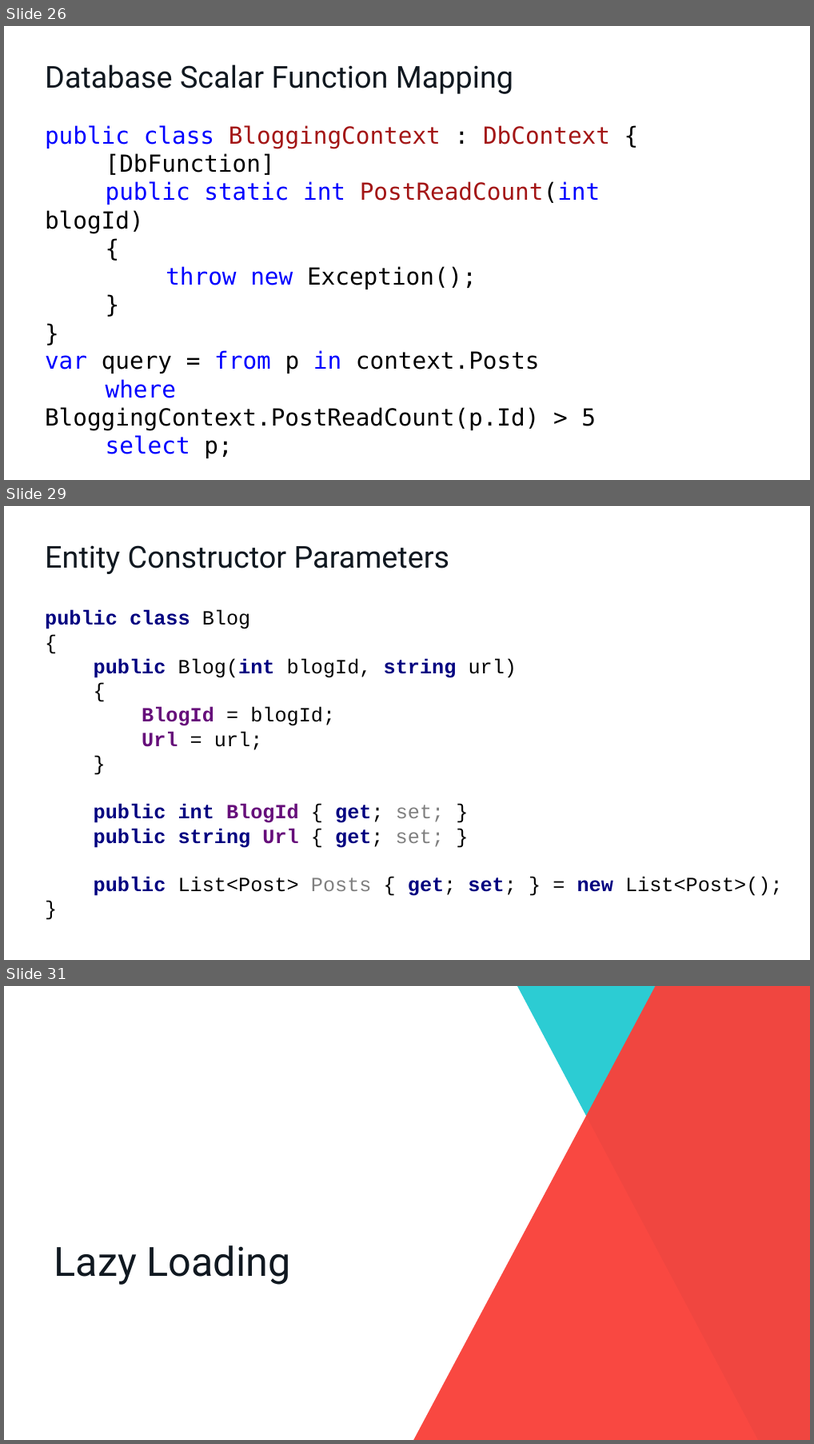
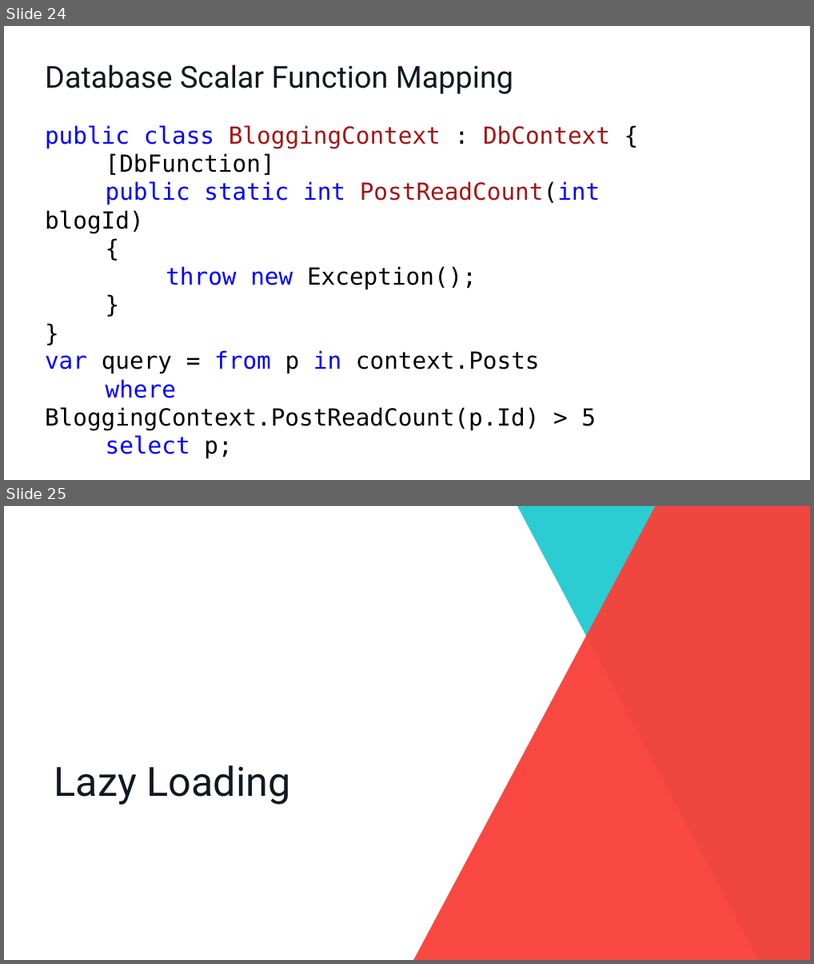
Before and after one commit to cwoodruff/EFCore21Demos, a slide deck: What’s new in Entity Framework Core 2.2.pptx. Shown one above the other, each under a label of ours: slides 26, 29 and 31 before the commit, slides 24 and 25 after it; the slides between them are not shown. The pictures are 814x1444 and 814x964 pixels, drawn with LibreOffice and Linux fonts; fonts in the diff are those of the drawing. Boxes give left, top, right and bottom in pixels: in the first picture for what was removed or moved away, otherwise in the second. Text is boxed around its words. In the diff, an @@ line names an element or a change of style, - is before the commit and + after.

```diff
--- a/What’s new in Entity Framework Core 2.2.pptx
+++ b/What’s new in Entity Framework Core 2.2.pptx
@@ slide 29 removed at (4,506,810,960), background #FFFFFF @@
@@ title removed at (45,545,450,574) @@
-Entity Constructor Parameters
@@ text removed at (45,610,783,896) @@
-public class Blog
-{
-public Blog(int blogId, string url)
-{
-BlogId = blogId;
-Url = url;
-}
-public int BlogId { get; set; }
-public string Url { get; set; }
-public List<Post> Posts { get; set; } = new List<Post>();
-}
@@ what was slide 26 is now slide 24 @@
@@ what was slide 31 is now slide 25 @@
```
Also in this commit, not shown: 1 slide changed, 7 other slides removed.
